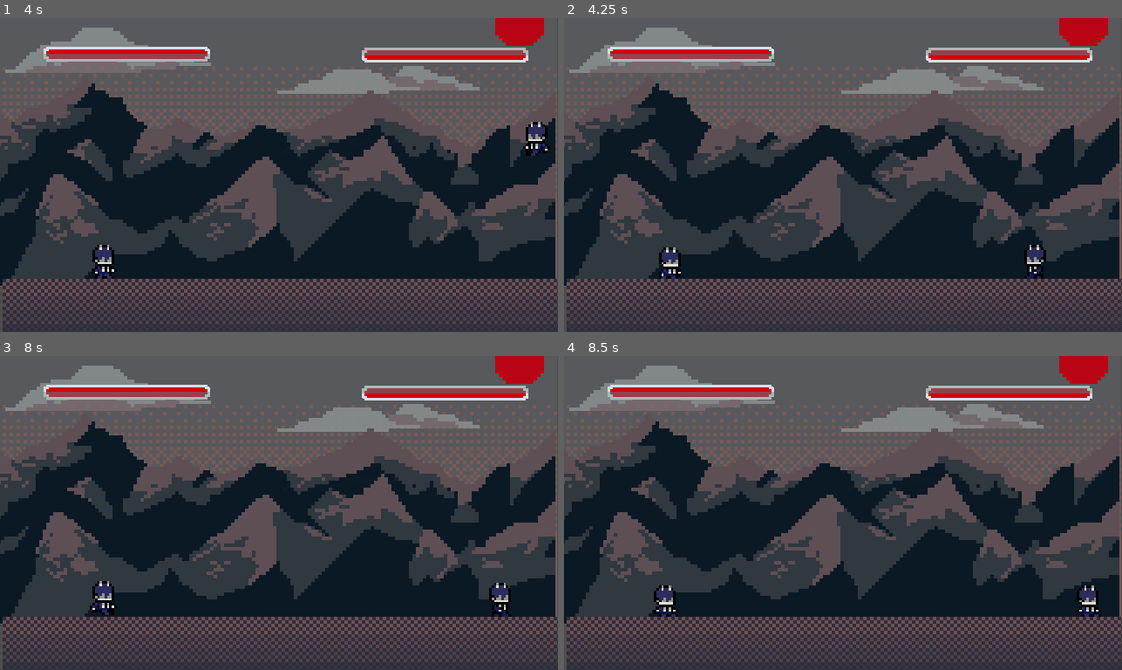
Above: before the commit, frames 1-4 (two rows, left to right).
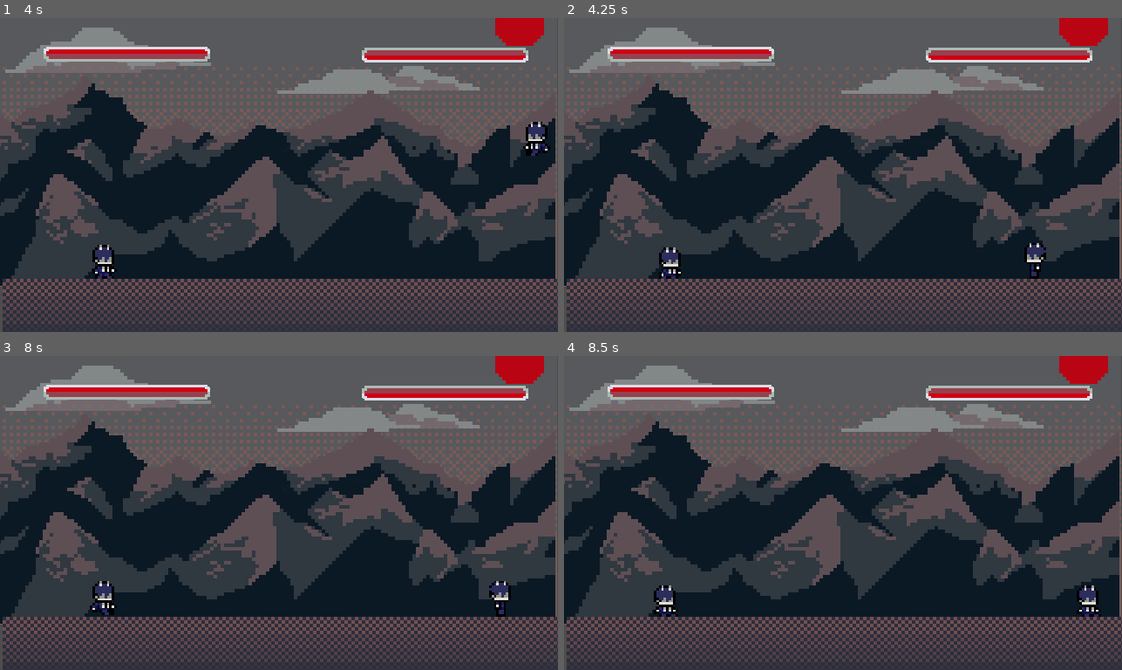
Above: after the commit, the same moments.

Repository: lucasmcclean/project-foxtrot-black-trigger-watchtower-omega
Game: Godot game, scene res://main.tscn
The game is run twice, just before and just after one commit, with the same random seed, the same clock (stepped at 60 frames per second) and the same inputs.
Inputs:
- Up to frame 1 (4 s): tap Enter at 0.5 s; hold D (move_right) 0.53-1.28 s; tap S (crouch) at 0.6, 3.6 s; tap W (jump) at 0.77, 1.52, 3.02, 3.77 s; hold Insert (move_down) 1.28-2.03 s; tap Space (flash_step) at 1.35, 3.5 s; hold D (move_right) 2.03-2.78 s; tap E (kick) at 2.1 s; hold Page Up (move_up) 2.78-3.53 s; tap Q (punch) at 2.85 s; hold A (move_left) from 3.53 s (still down)
- Up to frame 2 (4.25 s): keep holding A (move_left)
- Up to frame 3 (8 s): tap Space (flash_step) at 4.35, 7.35 s; tap W (jump) at 4.52, 6.02, 6.77, 7.52 s; release A (move_left) at 5.03 s; hold Insert (move_down) 5.03-5.78 s; tap E (kick) at 5.1 s; tap Enter at 5.75 s; hold D (move_right) 5.78-6.53 s; tap Q (punch) at 5.85 s; hold Page Up (move_up) 6.53-7.28 s; tap S (crouch) at 6.6 s; hold D (move_right) from 7.28 s (still down)
- Up to frame 4 (8.5 s): release D (move_right) at 8.03 s; hold Insert (move_down) from 8.03 s (still down); tap E (kick) at 8.1 s

Frame 1 is identical in both runs. In frame 2, 0.3% of the frame differs, in the area x 82-87%, y 71-84%; in frame 3, 0.3%; in frame 4, nothing differs.

Commit message:
fix(animation): correct start frame of slash, walking speed

Diff:
--- a/project-foxtrot-black-trigger-watchtower-omega/main.tscn
+++ b/project-foxtrot-black-trigger-watchtower-omega/main.tscn
@@ -40,12 +40,14 @@
 texture = ExtResource("2_ycdy4")
 
 [node name="Clouds" type="Sprite2D" parent="."]
-position = Vector2(-42, -33)
+position = Vector2(-41.999996, -33)
+scale = Vector2(0.99999994, 0.99999994)
 texture = ExtResource("14_w48qg")
 
 [node name="Mountain" type="Sprite2D" parent="."]
 modulate = Color(0.73, 0.73, 0.73, 1)
-position = Vector2(-3, -53)
+position = Vector2(-2.9999847, -52.999996)
+scale = Vector2(0.99999994, 0.99999994)
 texture = ExtResource("10_efxa6")
 
 [node name="HUD" type="CanvasLayer" parent="."]
--- a/project-foxtrot-black-trigger-watchtower-omega/player/player.tscn
+++ b/project-foxtrot-black-trigger-watchtower-omega/player/player.tscn
@@ -365,10 +365,10 @@
 tracks/5/interp = 1
 tracks/5/loop_wrap = true
 tracks/5/keys = {
-"times": PackedFloat32Array(2.02, 2.63, 2.99, 3.53),
-"transitions": PackedFloat32Array(1, 1, 1, 1),
-"update": 1,
-"values": [0, 1, 2, 3]
+"times": PackedFloat32Array(0, 2.02, 2.63, 2.99, 3.53),
+"transitions": PackedFloat32Array(1, 1, 1, 1, 1),
+"update": 1,
+"values": [0, 0, 1, 2, 3]
 }
 tracks/6/type = "value"
 tracks/6/imported = false
--- a/project-foxtrot-black-trigger-watchtower-omega/player/states/move.gd
+++ b/project-foxtrot-black-trigger-watchtower-omega/player/states/move.gd
@@ -8,12 +8,12 @@
 func enter() -> void:
 	super()
 	if not player.animation.is_playing():
-		player.animation.play("walk")
+		player.animation.play("walk", -1, 10)
 
 
 func update(_delta: float):
 	if not player.animation.is_playing():
-		player.animation.play("walk")
+		player.animation.play("walk", -1, 10)
 
 
 func physics_update(delta: float) -> void:
